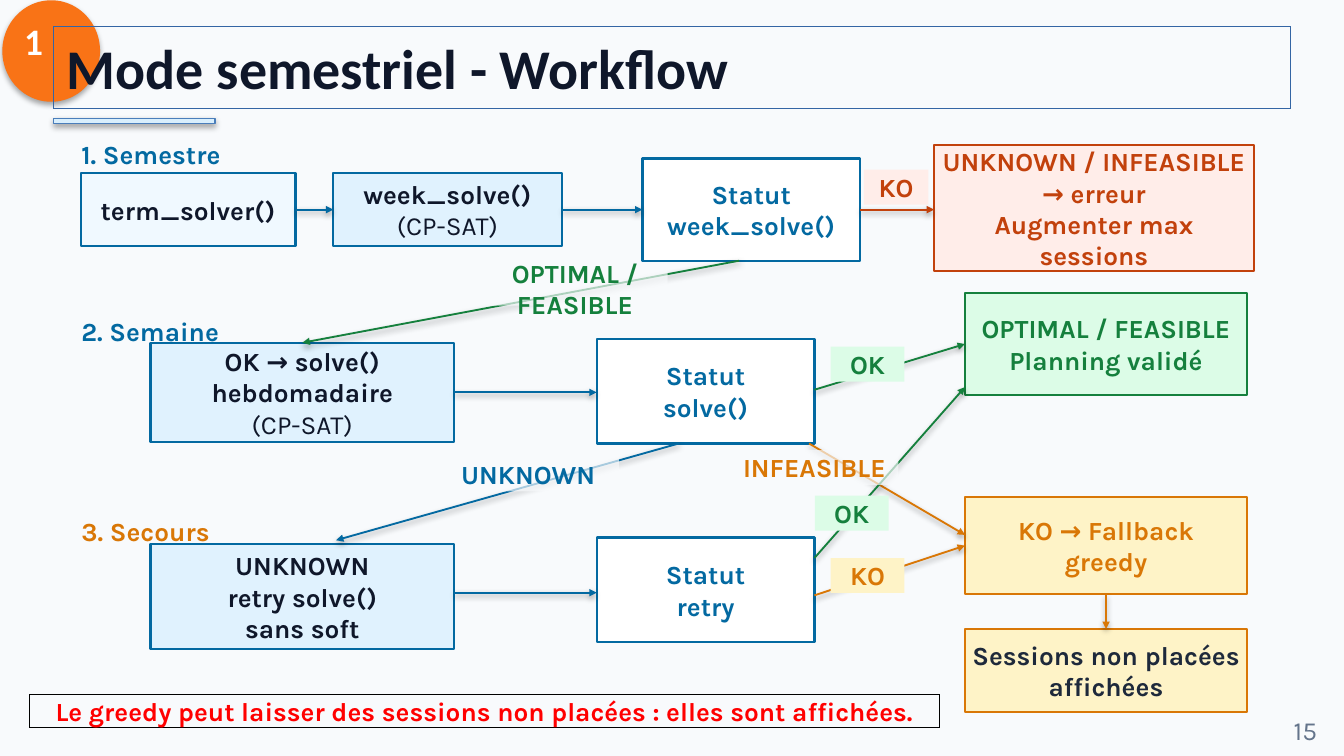
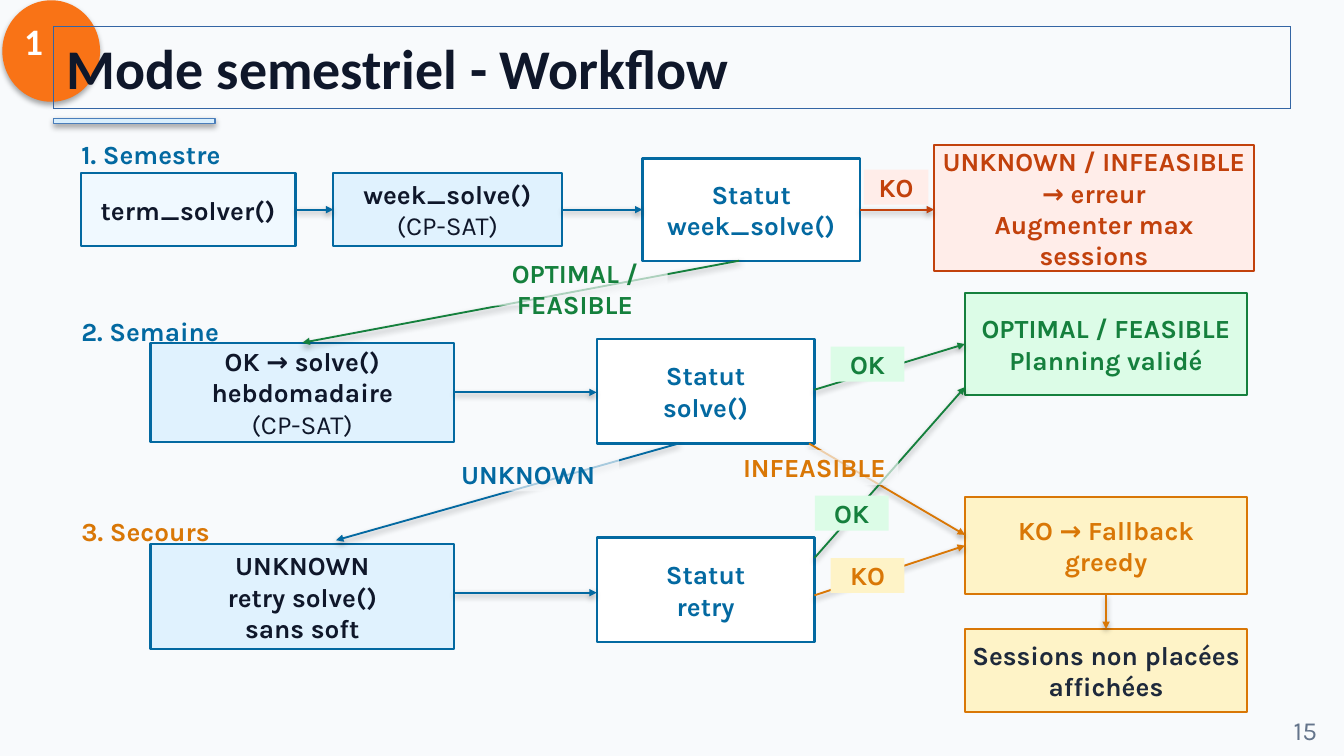
Before and after one commit to astridWilling/PROJET, a slide deck: slide 15 of Presentation/presentation_timetabling.pptx. Drawn at 1344x756 pixels with LibreOffice and Linux fonts; fonts in the diff are those of the drawing. Boxes give left, top, right and bottom in pixels: in the first picture for what was removed or moved away, otherwise in the second. Text is boxed around its words. In the diff, an @@ line names an element or a change of style, - is before the commit and + after.

```diff
--- a/Presentation/presentation_timetabling.pptx
+++ b/Presentation/presentation_timetabling.pptx
@@ rectangle removed at (30,695,939,727) @@
-Le greedy peut laisser des sessions non placées : elles sont affichées.
```
Also in this commit, not shown: 1 other slide changed, 11 other files.
